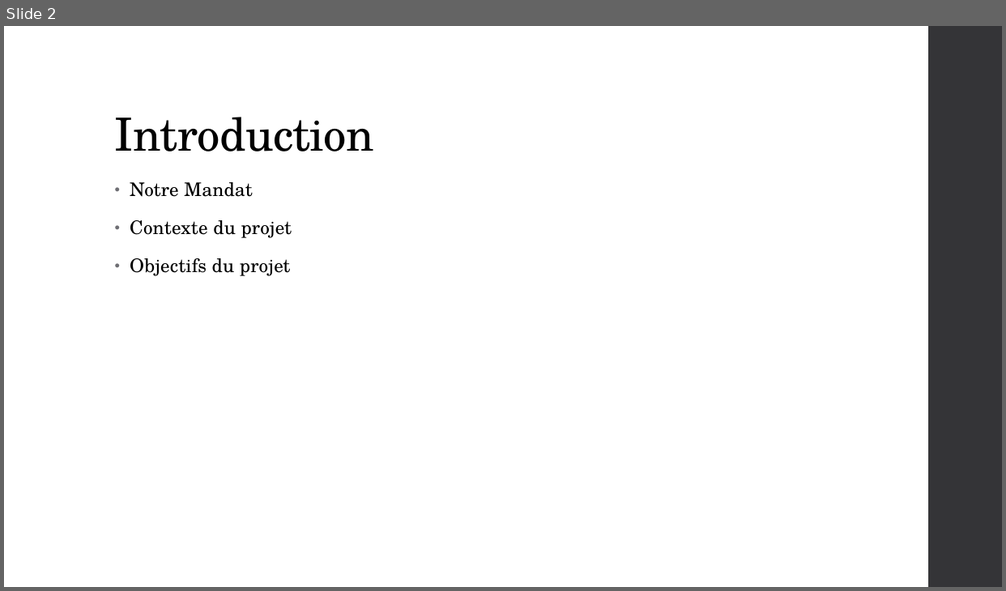
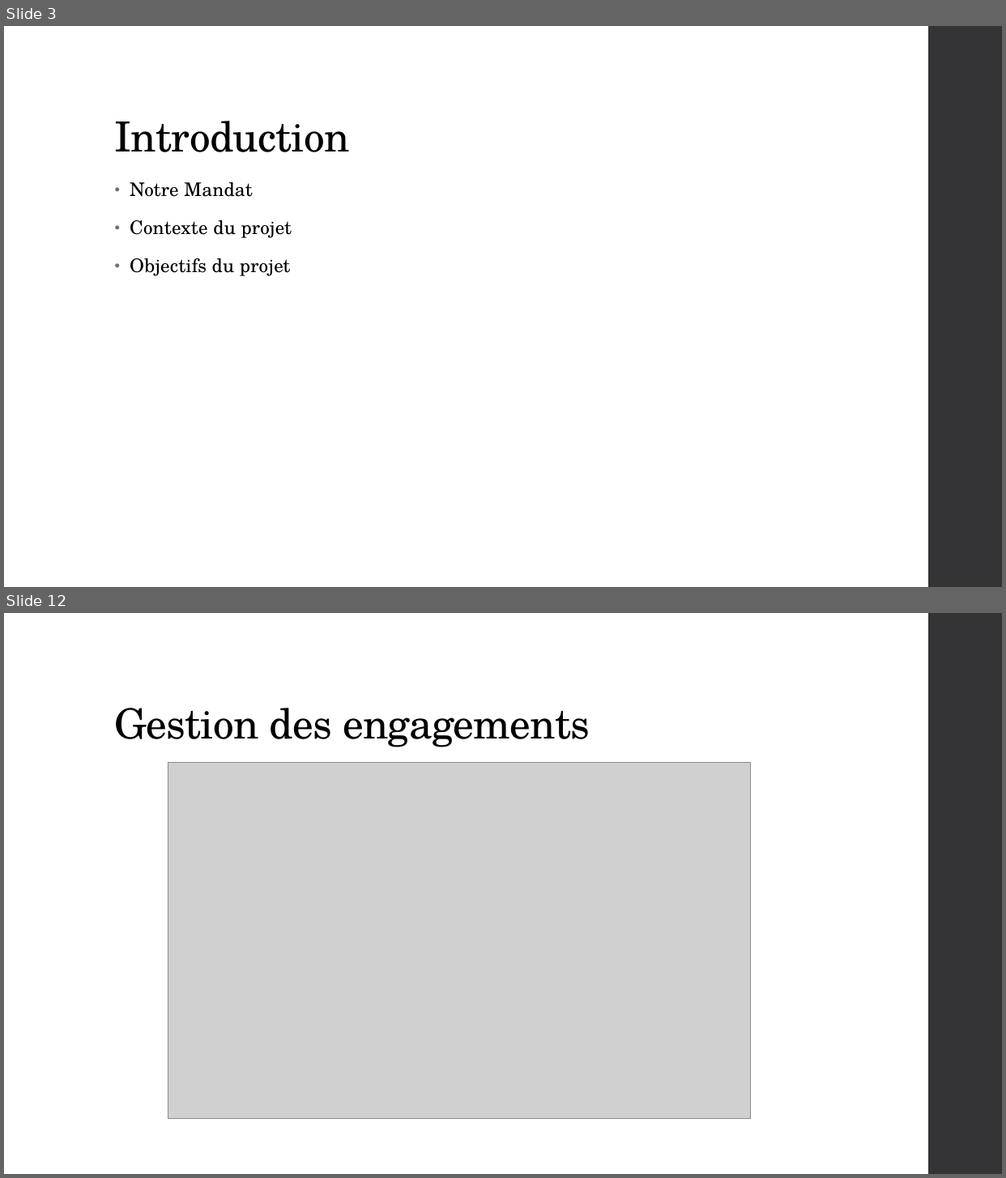
Before and after one commit to qwertyuu/Projet_fin_etudes_2016-2017, a slide deck: Gestion de projet/Présentations/PowerPoint.pptx. Shown one above the other, each under a label of ours: slide 2 before the commit, slides 3 and 12 after it; the slides between them are not shown. The pictures are 1006x591 and 1006x1178 pixels, drawn with LibreOffice and Linux fonts; fonts in the diff are those of the drawing; grey boxes stand for pictures. Boxes give left, top, right and bottom in pixels: in the first picture for what was removed or moved away, otherwise in the second. Text is boxed around its words. In the diff, an @@ line names an element or a change of style, - is before the commit and + after.

```diff
--- a/Gestion de projet/Présentations/PowerPoint.pptx
+++ b/Gestion de projet/Présentations/PowerPoint.pptx
@@ slide 12 added at (x1=4, y1=613, x2=1002, y2=1174), background #FFFFFF; not listed: 1 template element that a slide beside it also shows @@
@@ title added at (x1=115, y1=708, x2=590, y2=747), 40 pt, text #000000 @@
+Gestion des engagements
@@ picture added at (x1=168, y1=763, x2=750, y2=1119) @@
@@ what was slide 2 is now slide 3 @@
@@ slide 3 changed as well @@
@@ title "Introduction" at (x1=115, y1=121, x2=350, y2=152): size 44 to 40 pt @@
```
Also in this commit, not shown: 1 other slide changed, 15 other slides added, 2 slides removed, 4 other files.
